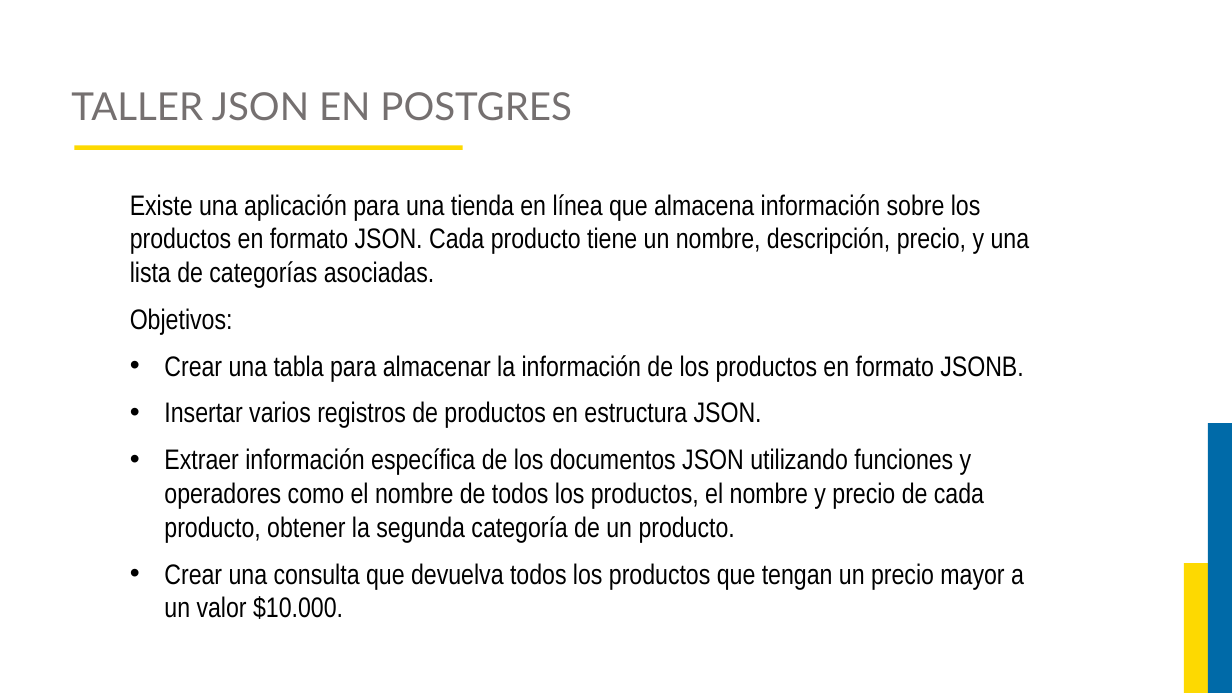
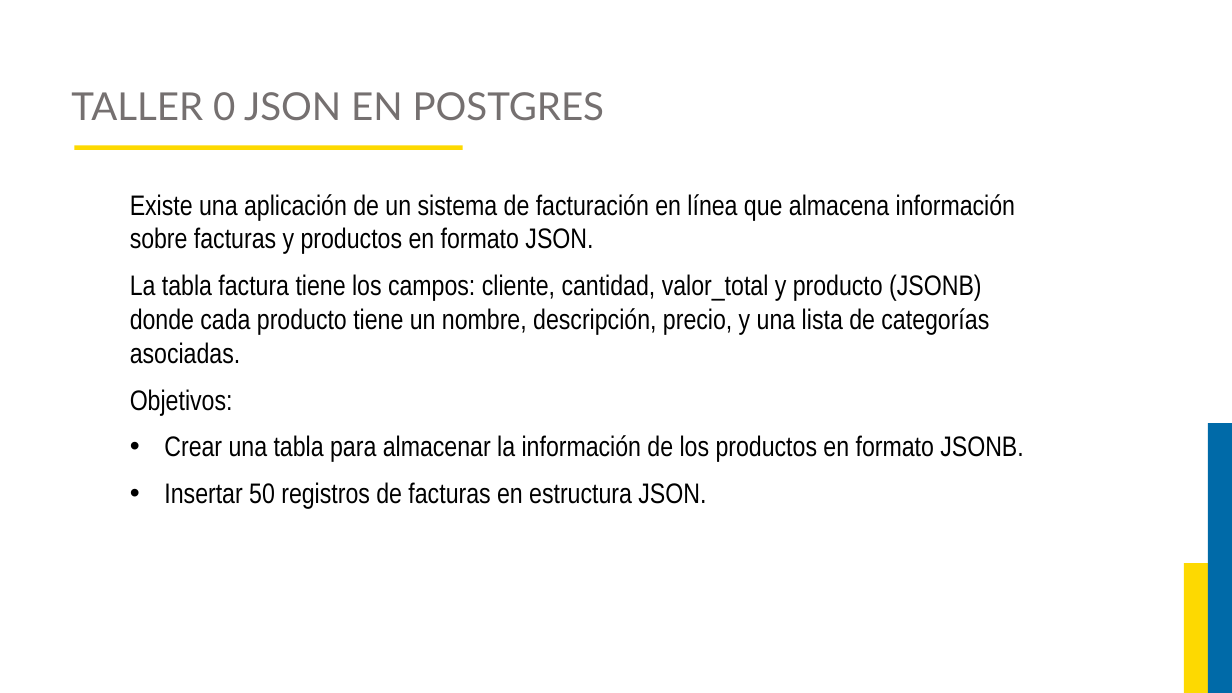
Before and after one commit to JorgeAlejandroAguirreGutierrez/proyecto-luis, a slide deck: slide 120 of Curso Base de Datos 2/Diapositivas.pptx (slide 91 before the commit). Drawn at 1232x693 pixels with LibreOffice and Linux fonts; fonts in the diff are those of the drawing; background and template pictures are left out. Boxes give left, top, right and bottom in pixels: in the first picture for what was removed or moved away, otherwise in the second. Text is boxed around its words. In the diff, an @@ line names an element or a change of style, - is before the commit and + after.

```diff
--- a/Curso Base de Datos 2/Diapositivas.pptx
+++ b/Curso Base de Datos 2/Diapositivas.pptx
@@ title at <box>71,92,605,120</box>: text changed @@
-TALLER JSON EN POSTGRES
+TALLER 0 JSON EN POSTGRES
@@ text at <box>130,194,1015,364</box>: text changed @@
-Existe una aplicación para una tienda en línea que almacena información sobre los productos en formato JSON. Cada producto tiene un nombre, descripción, precio, y una lista de categorías asociadas.
+Existe una aplicación de un sistema de facturación en línea que almacena información sobre facturas y productos en formato JSON.
+La tabla factura tiene los campos: cliente, cantidad, valor_total y producto (JSONB) donde cada producto tiene un nombre, descripción, precio, y una lista de categorías asociadas.
@@ text at <box>164,482,706,509</box>: text changed @@
-• Insertar varios registros de productos en estructura JSON.
-• Extraer información específica de los documentos JSON utilizando funciones y operadores como el nombre de todos los productos, el nombre y precio de cada producto, obtener la segunda categoría de un producto.
-• Crear una consulta que devuelva todos los productos que tengan un precio mayor a un valor $10.000.
+• Insertar 50 registros de facturas en estructura JSON.
```
Also in this commit, not shown: 16 other slides changed, 35 slides added, 3 slides removed, 10 other files.
